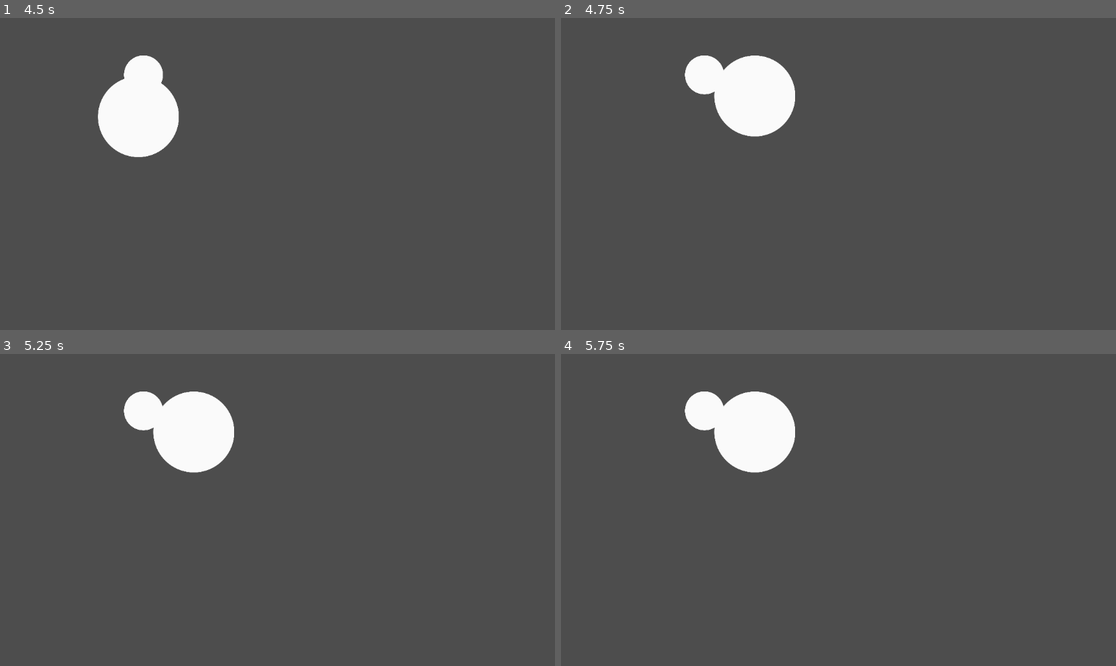
Above: before the commit, frames 1-4 (two rows, left to right).
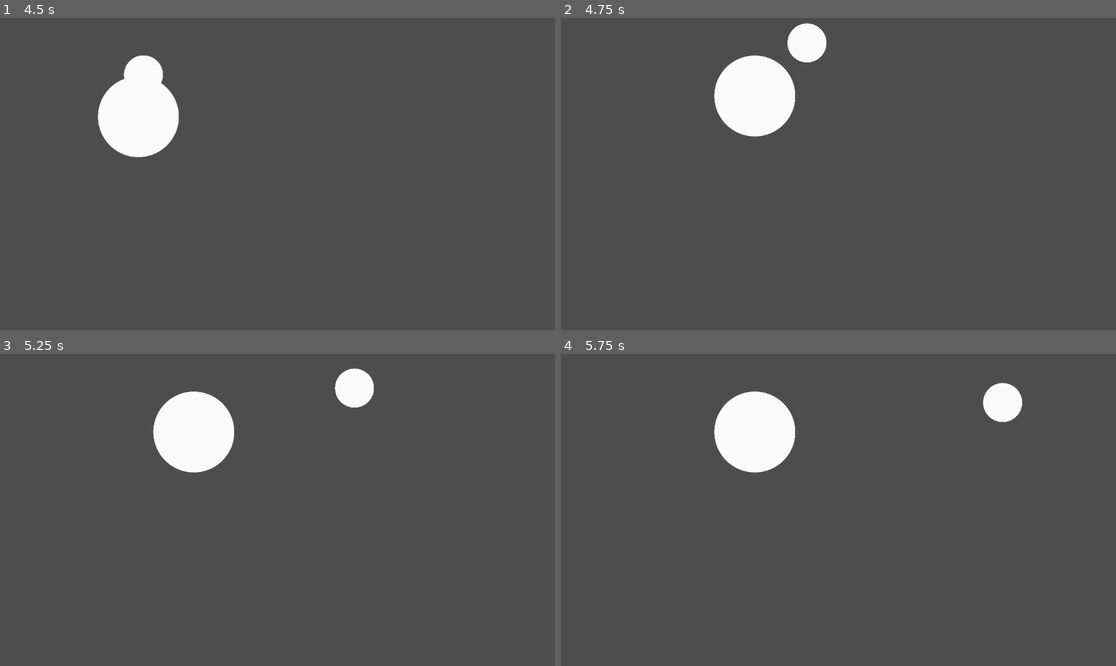
Above: after the commit, the same moments.

Repository: Albertvdw2001/ping-pong-soccer-mobile
Game: Godot game, scene res://main.tscn
Two runs of this game, one before a commit and one after it. Both use one fixed random seed, a clock stepped at 60 frames per second and the inputs below.
Inputs (mouse positions are in pixels of both pictures, inside the frame that each line leads up to):
- Up to frame 1 (4.5 s): tap Enter at 0.5, 2, 3.5 s; move the mouse to (399, 158) at 0.52 s; click (399, 158) at 0.67 s; tap Space at 1.25, 2.75, 4.25 s; drag from (166, 189) to (249, 236) at 1.27 s; move the mouse to (333, 105) at 2.02 s; click (333, 105) at 2.17 s; drag from (249, 236) to (111, 127) at 2.77 s; move the mouse to (444, 220) at 3.52 s; click (444, 220) at 3.67 s; drag from (111, 127) to (194, 96) at 4.27 s
- Up to frame 2 (4.75 s): no input
- Up to frame 3 (5.25 s): move the mouse to (305, 510) at 5.02 s; click (305, 510) at 5.17 s
- Up to frame 4 (5.75 s): no input

Frame 1 is identical in both runs. In frame 2, 1.4% of the frame differs, in the area x 22-48%, y 1-25%; in frame 3, 1.4%; in frame 4, 1.4%, in the area x 22-84%, y 9-25%.

Commit message:
Added Walls that scale dynamically based on window size; Added bounce to Ball rigidbody

Diff:
--- /dev/null
+++ b/ball.gd
@@ -0,0 +1 @@
+extends RigidBody2D
--- a/ball.tscn
+++ b/ball.tscn
@@ -1,8 +1,15 @@
-[gd_scene load_steps=2 format=3 uid="uid://cx4idv175vwm4"]
+[gd_scene load_steps=4 format=3 uid="uid://cx4idv175vwm4"]
 
 [ext_resource type="Texture2D" uid="uid://bxa87k8qkhj6c" path="res://Assets/white-circle.png" id="1_x8fbi"]
 
+[sub_resource type="PhysicsMaterial" id="PhysicsMaterial_x8fbi"]
+bounce = 0.41
+
+[sub_resource type="CircleShape2D" id="CircleShape2D_x8fbi"]
+radius = 41.0
+
 [node name="ball" type="RigidBody2D"]
+physics_material_override = SubResource("PhysicsMaterial_x8fbi")
 gravity_scale = 0.0
 linear_damp = 0.2
 
@@ -11,3 +18,4 @@
 texture = ExtResource("1_x8fbi")
 
 [node name="CollisionShape2D" type="CollisionShape2D" parent="."]
+shape = SubResource("CircleShape2D_x8fbi")
--- a/main.tscn
+++ b/main.tscn
@@ -1,7 +1,8 @@
-[gd_scene load_steps=3 format=3 uid="uid://bqxfk66oi4r1o"]
+[gd_scene load_steps=4 format=3 uid="uid://bqxfk66oi4r1o"]
 
 [ext_resource type="PackedScene" uid="uid://op5mej3k04jv" path="res://player.tscn" id="1_ig7tw"]
 [ext_resource type="PackedScene" uid="uid://cx4idv175vwm4" path="res://ball.tscn" id="2_0xm2m"]
+[ext_resource type="PackedScene" uid="uid://dvbjfm485pfu0" path="res://walls.tscn" id="3_h2yge"]
 
 [node name="main" type="Node2D"]
 
@@ -9,3 +10,5 @@
 
 [node name="ball" parent="." instance=ExtResource("2_0xm2m")]
 position = Vector2(298.121, 118.077)
+
+[node name="Walls" parent="." instance=ExtResource("3_h2yge")]
--- a/player.gd
+++ b/player.gd
@@ -1,9 +1,8 @@
-extends Node2D
+extends CharacterBody2D
 
 @onready var sprite = $Sprite2D
 
 var dragging = false
-
 
 func _input(event: InputEvent) -> void:
 	if event is InputEventScreenTouch:
--- a/player.tscn
+++ b/player.tscn
@@ -6,7 +6,7 @@
 [sub_resource type="CircleShape2D" id="CircleShape2D_onrkg"]
 radius = 84.0
 
-[node name="player" type="Node2D"]
+[node name="player" type="CharacterBody2D"]
 script = ExtResource("1_onrkg")
 
 [node name="Sprite2D" type="Sprite2D" parent="."]
--- /dev/null
+++ b/walls.gd
@@ -0,0 +1,9 @@
+extends Node2D
+
+
+func _ready() -> void:
+	var screen_size = get_viewport_rect().size
+	$Top.position = Vector2(screen_size.x/2, 0)
+	$Bottom.position = Vector2(screen_size.x/2, screen_size.y)
+	$Left.position = Vector2(0, screen_size.y/2)
+	$Right.position = Vector2(screen_size.x, screen_size.y/2)
--- /dev/null
+++ b/walls.tscn
@@ -0,0 +1,41 @@
+[gd_scene load_steps=6 format=3 uid="uid://dvbjfm485pfu0"]
+
+[ext_resource type="Script" uid="uid://byv756amew7u8" path="res://walls.gd" id="1_xxkwp"]
+
+[sub_resource type="RectangleShape2D" id="RectangleShape2D_oelu8"]
+size = Vector2(6923, 0.5)
+
+[sub_resource type="RectangleShape2D" id="RectangleShape2D_xxkwp"]
+size = Vector2(5050, 1)
+
+[sub_resource type="RectangleShape2D" id="RectangleShape2D_jt0p1"]
+size = Vector2(3, 3270)
+
+[sub_resource type="RectangleShape2D" id="RectangleShape2D_ftpcs"]
+size = Vector2(1, 3073)
+
+[node name="Walls" type="Node2D"]
+script = ExtResource("1_xxkwp")
+
+[node name="Top" type="StaticBody2D" parent="."]
+
+[node name="CollisionShape2D" type="CollisionShape2D" parent="Top"]
+shape = SubResource("RectangleShape2D_oelu8")
+
+[node name="Bottom" type="StaticBody2D" parent="."]
+position = Vector2(35, 267)
+
+[node name="CollisionShape2D" type="CollisionShape2D" parent="Bottom"]
+shape = SubResource("RectangleShape2D_xxkwp")
+
+[node name="Right" type="StaticBody2D" parent="."]
+position = Vector2(232, 48)
+
+[node name="CollisionShape2D" type="CollisionShape2D" parent="Right"]
+shape = SubResource("RectangleShape2D_jt0p1")
+
+[node name="Left" type="StaticBody2D" parent="."]
+position = Vector2(-106, 68)
+
+[node name="CollisionShape2D" type="CollisionShape2D" parent="Left"]
+shape = SubResource("RectangleShape2D_ftpcs")
Not shown, added: ball.gd.uid
Not shown, added: walls.gd.uid
